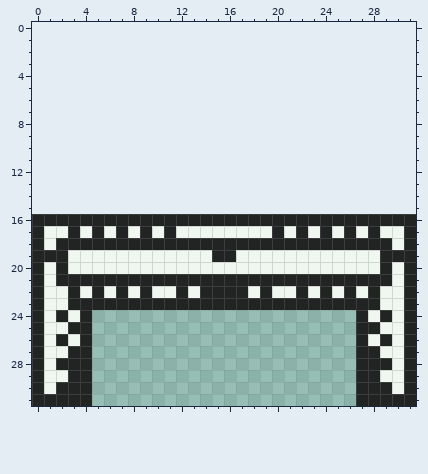
Pixel-art file, stored at art/tablelarge.aseprite. Above is the file before it was changed.
32x16 pixels, 1 frame. The old version is drawn lined up with the new one, on the new canvas.
The same view after the edit:
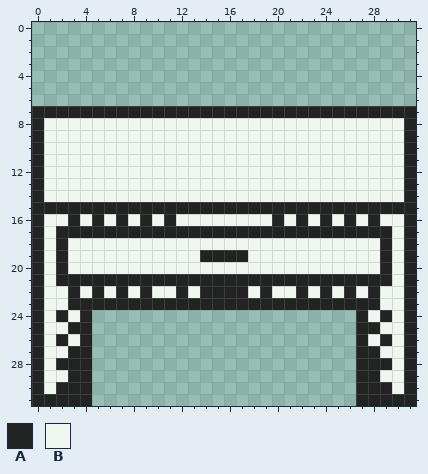
Palette (. is transparent): A #222323  B #f0f6f0
Edits made:
canvas 32x16 -> 32x32, the old top-left corner now at 0,16
Changed rows in their new state; - is an unchanged pixel.
first column x 0:
 7 AAAAAAAAAAAAAAAAAAAAAAAAAAAAAAAA
 8 ABBBBBBBBBBBBBBBBBBBBBBBBBBBBBBA
 9 ABBBBBBBBBBBBBBBBBBBBBBBBBBBBBBA
10 ABBBBBBBBBBBBBBBBBBBBBBBBBBBBBBA
11 ABBBBBBBBBBBBBBBBBBBBBBBBBBBBBBA
12 ABBBBBBBBBBBBBBBBBBBBBBBBBBBBBBA
13 ABBBBBBBBBBBBBBBBBBBBBBBBBBBBBBA
14 ABBBBBBBBBBBBBBBBBBBBBBBBBBBBBBA
15 AAAAAAAAAAAAAAAAAAAAAAAAAAAAAAAA
16 -BB-B-B-B-B-BBBBBBBB-B-B-B-B-BB-
17 --A-A-A-A-A-AAAAAAAA-A-A-A-A-A--
18 ---BBBBBBBBBBBBBBBBBBBBBBBBBB---
19 -B------------A--A------------B-
Changed places in both pictures, as pixel boxes (x1, y1, x2, y2):
changed: (32, 106, 416, 262)
